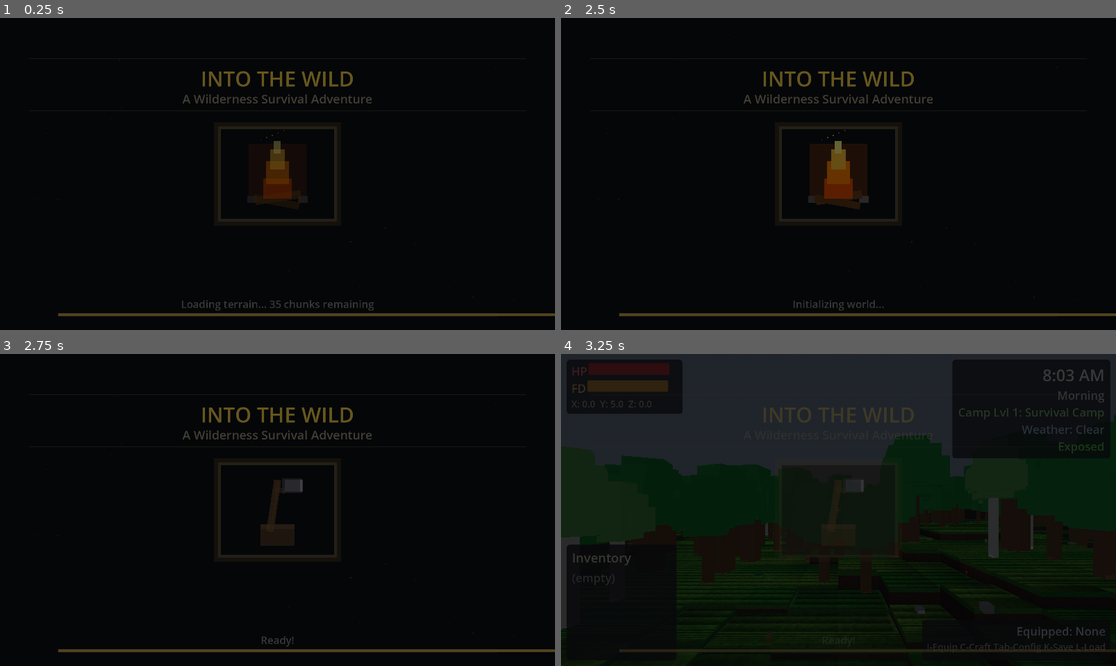
Above: before the commit, frames 1-4 (two rows, left to right).
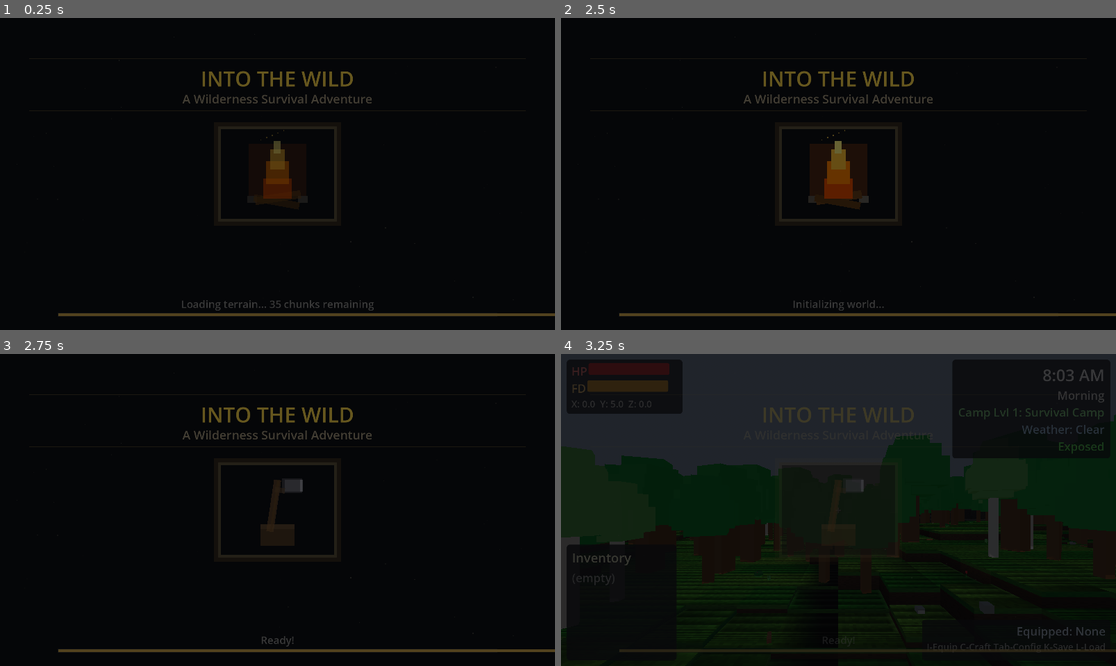
Above: after the commit, the same moments.

Repository: adchamberlain/into-the-wild
Game: Godot game, scene res://scenes/main.tscn
Same seed, same stepped clock (60 frames per second), same inputs: the game is played once before the commit and once after it.
Inputs (mouse positions are in pixels of both pictures, inside the frame that each line leads up to):
- Up to frame 1 (0.25 s): no input
- Up to frame 2 (2.5 s): tap Enter at 0.5, 2 s; move the mouse to (866, 174) at 0.52 s; hold F (eat) 0.53-1.28 s; hold W (move_forward) from 0.53 s (still down); click (866, 174) at 0.67 s; tap Space (jump) at 0.77, 0.8, 1.07, 1.25, 1.35, 1.52, 1.82, 2.3 s; move the mouse to (810, 174) at 1.27 s; tap F (eat) at 1.55 s; move the mouse to (849, 167) at 2.02 s; hold F (eat) from 2.03 s (still down)
- Up to frame 3 (2.75 s): keep holding W (move_forward); keep holding F (eat)
- Up to frame 4 (3.25 s): keep holding W (move_forward); move the mouse to (832, 516) at 2.77 s; release F (eat) at 2.78 s; tap E (interact) at 2.85 s; click (832, 516) at 2.92 s; tap Space (jump) at 3.02 s; tap F (eat) at 3.05 s

Frames 1-3 are identical in both runs. In frame 4, 0.1% of the frame differs, in the area x 37-50%, y 57-93%.
Error after the commit: Invalid access of index '18' on a base object of type: 'Array'. (res://scripts/world/terrain_chunk.gd:246)

Commit message:
Optimize chunk loading to prevent frame stuttering
Key optimizations:
- Defer collision generation to spread work across frames
- Use ConcavePolygonShape3D from mesh instead of 256 BoxShape3D
- Cache height values during mesh generation (reduces noise
  sampling from ~4350 to ~324 calls per chunk - 13x reduction)

This should eliminate the periodic freezing when crossing chunk
boundaries while sprinting.

Co-Authored-By: Claude Opus 4.5 <noreply@anthropic.com>

Diff:
--- a/scripts/world/terrain_chunk.gd
+++ b/scripts/world/terrain_chunk.gd
@@ -64,18 +64,22 @@
 	if is_generated:
 		return
 
-	# Generate terrain mesh and collision immediately (required for player to walk)
+	# Generate terrain mesh immediately (required for visuals)
 	_generate_terrain_mesh()
-	_generate_collision()
-
-	# Defer spawning to spread work across frames and prevent stuttering
-	# Each call_deferred runs on the next idle frame
+
+	# Defer collision and all spawning to spread work across frames
+	call_deferred("_deferred_generate_collision")
 	call_deferred("_spawn_chunk_trees")
 	call_deferred("_deferred_spawn_resources")
 	call_deferred("_deferred_spawn_decorations")
 	call_deferred("_deferred_spawn_animals")
 
 	is_generated = true
+
+
+func _deferred_generate_collision() -> void:
+	# Generate collision shape from mesh (much faster than 256 individual boxes)
+	_generate_collision_from_mesh()
 
 
 func _deferred_spawn_resources() -> void:
@@ -99,6 +103,11 @@
 	_spawn_chunk_animals()
 
 
+# Cached height values for this chunk (includes 1 cell border for neighbor lookups)
+var _height_cache: Array = []
+var _height_cache_size: int = 0
+
+
 func _generate_terrain_mesh() -> void:
 	var surface_tool: SurfaceTool = SurfaceTool.new()
 	surface_tool.begin(Mesh.PRIMITIVE_TRIANGLES)
@@ -109,6 +118,18 @@
 	# Calculate world position of this chunk's origin
 	var chunk_world_x: float = chunk_coord.x * chunk_size_cells * cell_size
 	var chunk_world_z: float = chunk_coord.y * chunk_size_cells * cell_size
+
+	# Pre-compute and cache all heights (including 1 cell border for neighbor lookups)
+	# This dramatically reduces noise sampling calls
+	_height_cache_size = chunk_size_cells + 2  # +2 for border cells
+	_height_cache.resize(_height_cache_size)
+	for cz in range(_height_cache_size):
+		_height_cache[cz] = []
+		_height_cache[cz].resize(_height_cache_size)
+		for cx in range(_height_cache_size):
+			var world_x: float = chunk_world_x + ((cx - 1) * cell_size) + cell_size / 2.0
+			var world_z: float = chunk_world_z + ((cz - 1) * cell_size) + cell_size / 2.0
+			_height_cache[cz][cx] = chunk_manager.get_height_at(world_x, world_z)
 
 	# Generate each cell in this chunk
 	for cz in range(chunk_size_cells):
@@ -116,16 +137,14 @@
 			var world_x: float = chunk_world_x + (cx * cell_size)
 			var world_z: float = chunk_world_z + (cz * cell_size)
 
-			# Get height at cell center
-			var center_x: float = world_x + cell_size / 2.0
-			var center_z: float = world_z + cell_size / 2.0
-			var height: float = chunk_manager.get_height_at(center_x, center_z)
+			# Get height from cache (offset by 1 for border)
+			var height: float = _height_cache[cz + 1][cx + 1]
 
 			# Create top face
-			_add_top_face(surface_tool, world_x, world_z, cell_size, height, cx, cz)
+			_add_top_face_cached(surface_tool, world_x, world_z, cell_size, height, cx, cz)
 
 			# Create side faces where there's height difference
-			_add_side_faces(surface_tool, world_x, world_z, cell_size, height, cx, cz, chunk_size_cells)
+			_add_side_faces_cached(surface_tool, world_x, world_z, cell_size, height, cx, cz, chunk_size_cells)
 
 	var mesh: ArrayMesh = surface_tool.commit()
 
@@ -134,8 +153,12 @@
 	terrain_mesh.material_override = chunk_manager.get_terrain_material()
 	add_child(terrain_mesh)
 
-
-func _add_top_face(st: SurfaceTool, x: float, z: float, size: float, height: float, cx: int, cz: int) -> void:
+	# Clear height cache to free memory
+	_height_cache.clear()
+
+
+func _add_top_face_cached(st: SurfaceTool, x: float, z: float, size: float, height: float, cx: int, cz: int) -> void:
+	# Use cached height values for AO calculations
 	var v0 := Vector3(x, height, z)
 	var v1 := Vector3(x + size, height, z)
 	var v2 := Vector3(x + size, height, z + size)
@@ -163,12 +186,11 @@
 		clamp(grass_color.b + variation * 0.3, grass_color.b - 0.07, grass_color.b + 0.07)
 	)
 
-	# Calculate vertex AO for each corner
-	# Sample heights at the 3 diagonal neighbors that share each corner
-	var ao0: float = _calculate_vertex_ao(x, z, height, -1, -1)  # NW corner (v0)
-	var ao1: float = _calculate_vertex_ao(x + size, z, height, 1, -1)  # NE corner (v1)
-	var ao2: float = _calculate_vertex_ao(x + size, z + size, height, 1, 1)  # SE corner (v2)
-	var ao3: float = _calculate_vertex_ao(x, z + size, height, -1, 1)  # SW corner (v3)
+	# Calculate vertex AO using cached heights (offset by 1 for border)
+	var ao0: float = _calculate_vertex_ao_cached(cx, cz, height, -1, -1)  # NW corner
+	var ao1: float = _calculate_vertex_ao_cached(cx + 1, cz, height, 1, -1)  # NE corner
+	var ao2: float = _calculate_vertex_ao_cached(cx + 1, cz + 1, height, 1, 1)  # SE corner
+	var ao3: float = _calculate_vertex_ao_cached(cx, cz + 1, height, -1, 1)  # SW corner
 
 	# Apply AO to colors
 	var color0: Color = cell_grass * ao0
@@ -176,7 +198,7 @@
 	var color2: Color = cell_grass * ao2
 	var color3: Color = cell_grass * ao3
 
-	# Get UV coordinates for top face (grass_top texture or stone for rocky)
+	# Get UV coordinates for top face
 	var uvs: Array[Vector2]
 	if region == ChunkManager.RegionType.ROCKY:
 		uvs = TerrainTextures.get_stone_uvs()
@@ -212,6 +234,143 @@
 	st.add_vertex(v2)
 
 
+func _calculate_vertex_ao_cached(cx: int, cz: int, current_height: float, dir_x: int, dir_z: int) -> float:
+	# Use cached heights for AO calculation
+	var ao_strength: float = 0.12
+
+	# Cache indices (offset by 1 for border)
+	var base_cx: int = cx + 1
+	var base_cz: int = cz + 1
+
+	# Sample the 3 neighbors that share this corner
+	var neighbor_x_height: float = _height_cache[base_cz][base_cx + dir_x]
+	var neighbor_z_height: float = _height_cache[base_cz + dir_z][base_cx]
+	var neighbor_diag_height: float = _height_cache[base_cz + dir_z][base_cx + dir_x]
+
+	# Count how many neighbors are higher
+	var occlusion_count: int = 0
+	if neighbor_x_height > current_height:
+		occlusion_count += 1
+	if neighbor_z_height > current_height:
+		occlusion_count += 1
+	if neighbor_diag_height > current_height:
+		occlusion_count += 1
+
+	var ao: float = 1.0 - (occlusion_count * ao_strength)
+	return clamp(ao, 0.55, 1.0)
+
+
+func _add_side_faces_cached(st: SurfaceTool, x: float, z: float, size: float, height: float, cx: int, cz: int, chunk_size_cells: int) -> void:
+	# Use cached heights for neighbor lookups (offset by 1 for border)
+	var base_cx: int = cx + 1
+	var base_cz: int = cz + 1
+
+	# North side (z-)
+	var north_height: float = _height_cache[base_cz - 1][base_cx]
+	if height > north_height:
+		_add_side_quad(st, Vector3(x, height, z), Vector3(x + size, height, z),
+					   Vector3(x + size, north_height, z), Vector3(x, north_height, z),
+					   Vector3(0, 0, -1))
+
+	# South side (z+)
+	var south_height: float = _height_cache[base_cz + 1][base_cx]
+	if height > south_height:
+		_add_side_quad(st, Vector3(x + size, height, z + size), Vector3(x, height, z + size),
+					   Vector3(x, south_height, z + size), Vector3(x + size, south_height, z + size),
+					   Vector3(0, 0, 1))
+
+	# West side (x-)
+	var west_height: float = _height_cache[base_cz][base_cx - 1]
+	if height > west_height:
+		_add_side_quad(st, Vector3(x, height, z + size), Vector3(x, height, z),
+					   Vector3(x, west_height, z), Vector3(x, west_height, z + size),
+					   Vector3(-1, 0, 0))
+
+	# East side (x+)
+	var east_height: float = _height_cache[base_cz][base_cx + 1]
+	if height > east_height:
+		_add_side_quad(st, Vector3(x + size, height, z), Vector3(x + size, height, z + size),
+					   Vector3(x + size, east_height, z + size), Vector3(x + size, east_height, z),
+					   Vector3(1, 0, 0))
+
+
+func _add_top_face(st: SurfaceTool, x: float, z: float, size: float, height: float, cx: int, cz: int) -> void:
+	var v0 := Vector3(x, height, z)
+	var v1 := Vector3(x + size, height, z)
+	var v2 := Vector3(x + size, height, z + size)
+	var v3 := Vector3(x, height, z + size)
+
+	var normal := Vector3.UP
+
+	# Get cell center for region lookup
+	var center_x: float = x + size / 2.0
+	var center_z: float = z + size / 2.0
+
+	# Get region-specific colors
+	var region: ChunkManager.RegionType = chunk_manager.get_region_at(center_x, center_z)
+	var region_colors: Dictionary = chunk_manager.get_region_colors(region)
+	var grass_color: Color = region_colors["grass"]
+
+	# Color variation based on world position for consistency across chunks
+	var world_cx: int = chunk_coord.x * chunk_manager.chunk_size_cells + cx
+	var world_cz: int = chunk_coord.y * chunk_manager.chunk_size_cells + cz
+	var variation: float = sin(world_cx * 12.9898 + world_cz * 78.233) * 0.08
+
+	var cell_grass: Color = Color(
+		clamp(grass_color.r + variation, grass_color.r - 0.08, grass_color.r + 0.10),
+		clamp(grass_color.g + variation * 0.5, grass_color.g - 0.07, grass_color.g + 0.10),
+		clamp(grass_color.b + variation * 0.3, grass_color.b - 0.07, grass_color.b + 0.07)
+	)
+
+	# Calculate vertex AO for each corner
+	# Sample heights at the 3 diagonal neighbors that share each corner
+	var ao0: float = _calculate_vertex_ao(x, z, height, -1, -1)  # NW corner (v0)
+	var ao1: float = _calculate_vertex_ao(x + size, z, height, 1, -1)  # NE corner (v1)
+	var ao2: float = _calculate_vertex_ao(x + size, z + size, height, 1, 1)  # SE corner (v2)
+	var ao3: float = _calculate_vertex_ao(x, z + size, height, -1, 1)  # SW corner (v3)
+
+	# Apply AO to colors
+	var color0: Color = cell_grass * ao0
+	var color1: Color = cell_grass * ao1
+	var color2: Color = cell_grass * ao2
+	var color3: Color = cell_grass * ao3
+
+	# Get UV coordinates for top face (grass_top texture or stone for rocky)
+	var uvs: Array[Vector2]
+	if region == ChunkManager.RegionType.ROCKY:
+		uvs = TerrainTextures.get_stone_uvs()
+	else:
+		uvs = TerrainTextures.get_top_face_uvs()
+
+	# Triangle 1: v0, v2, v1
+	st.set_color(color0)
+	st.set_normal(normal)
+	st.set_uv(uvs[0])
+	st.add_vertex(v0)
+	st.set_color(color2)
+	st.set_normal(normal)
+	st.set_uv(uvs[2])
+	st.add_vertex(v2)
+	st.set_color(color1)
+	st.set_normal(normal)
+	st.set_uv(uvs[1])
+	st.add_vertex(v1)
+
+	# Triangle 2: v0, v3, v2
+	st.set_color(color0)
+	st.set_normal(normal)
+	st.set_uv(uvs[0])
+	st.add_vertex(v0)
+	st.set_color(color3)
+	st.set_normal(normal)
+	st.set_uv(uvs[3])
+	st.add_vertex(v3)
+	st.set_color(color2)
+	st.set_normal(normal)
+	st.set_uv(uvs[2])
+	st.add_vertex(v2)
+
+
 ## Calculate ambient occlusion factor for a vertex corner.
 ## dir_x/dir_z indicate which corner (-1,-1 = NW, 1,-1 = NE, 1,1 = SE, -1,1 = SW)
 func _calculate_vertex_ao(vertex_x: float, vertex_z: float, current_height: float, dir_x: int, dir_z: int) -> float:
@@ -471,47 +630,28 @@
 	return clamp(ao, 0.55, 0.95)
 
 
-func _generate_collision() -> void:
-	# Use box collision for each cell to create true Minecraft-style blocky collision
-	# This prevents walking up block edges - player must jump
+func _generate_collision_from_mesh() -> void:
+	# Generate collision from the mesh - much faster than 256 individual boxes
+	# Uses ConcavePolygonShape3D which matches the terrain mesh exactly
+	if not terrain_mesh or not terrain_mesh.mesh:
+		return
+
 	terrain_collision = StaticBody3D.new()
 	terrain_collision.name = "TerrainCollision"
 
-	var cell_size: float = chunk_manager.cell_size
-	var chunk_size_cells: int = chunk_manager.chunk_size_cells
-	var chunk_world_size: float = chunk_size_cells * cell_size
-
-	var chunk_world_x: float = chunk_coord.x * chunk_world_size
-	var chunk_world_z: float = chunk_coord.y * chunk_world_size
-
-	# Create a box collision for each terrain cell
-	for cz in range(chunk_size_cells):
-		for cx in range(chunk_size_cells):
-			var world_x: float = chunk_world_x + cx * cell_size
-			var world_z: float = chunk_world_z + cz * cell_size
-			var center_x: float = world_x + cell_size / 2.0
-			var center_z: float = world_z + cell_size / 2.0
-
-			var height: float = chunk_manager.get_height_at(center_x, center_z)
-
-			# Create box from y=height going down to y=-10 (thick enough for pond floor too)
-			# Pond floor is at -2.5, so we need boxes to extend below that
-			var box_bottom: float = -10.0
-			var box_height: float = height - box_bottom
-			if box_height <= 0:
-				continue
-
-			var collision_shape: CollisionShape3D = CollisionShape3D.new()
-			var box: BoxShape3D = BoxShape3D.new()
-			box.size = Vector3(cell_size, box_height, cell_size)
-
-			collision_shape.shape = box
-			# Position box so top surface is at terrain height
-			collision_shape.position = Vector3(center_x, height - box_height / 2.0, center_z)
-
-			terrain_collision.add_child(collision_shape)
-
+	var collision_shape: CollisionShape3D = CollisionShape3D.new()
+
+	# Create collision from the mesh faces
+	var shape: ConcavePolygonShape3D = terrain_mesh.mesh.create_trimesh_shape()
+	collision_shape.shape = shape
+
+	terrain_collision.add_child(collision_shape)
 	add_child(terrain_collision)
+
+
+func _generate_collision() -> void:
+	# Legacy function - now calls the optimized version
+	_generate_collision_from_mesh()
 
 
 func _spawn_chunk_trees() -> void:
